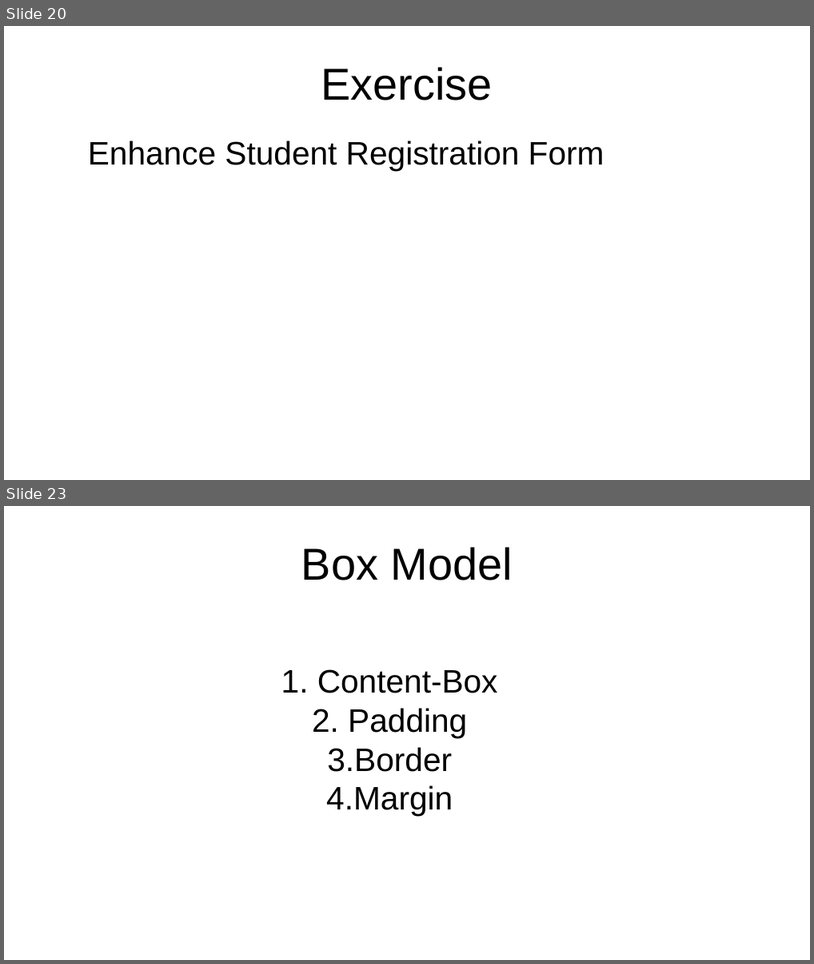
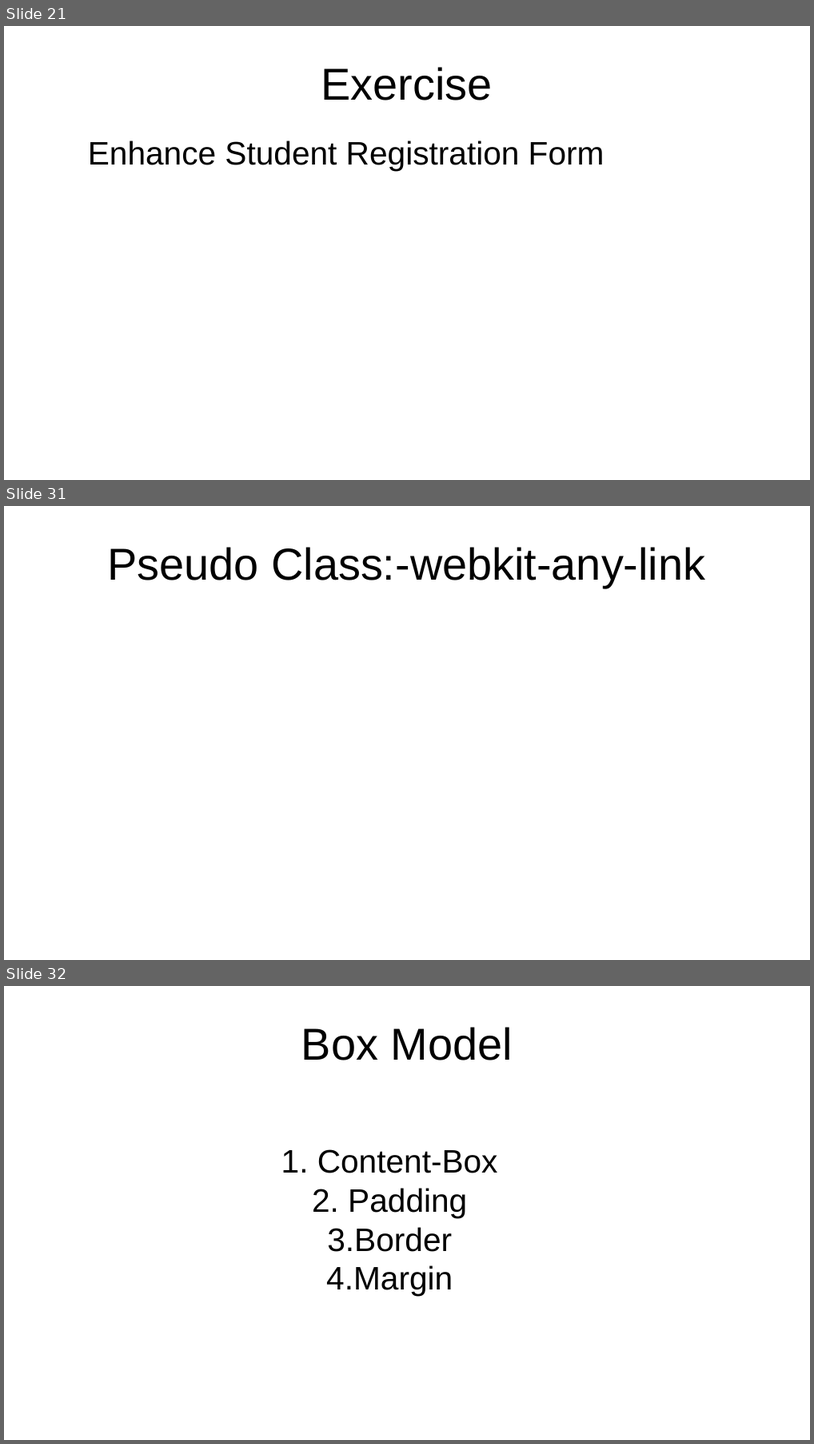
Before and after one commit to sam-rubin/exercises, a slide deck: Introduction_To_HTML.odp. Shown one above the other, each under a label of ours: slides 20 and 23 before the commit, slides 21, 31 and 32 after it; the slides between them are not shown. The pictures are 814x964 and 814x1444 pixels, drawn with LibreOffice and Linux fonts; fonts in the diff are those of the drawing. Boxes give left, top, right and bottom in pixels: in the first picture for what was removed or moved away, otherwise in the second. Text is boxed around its words. In the diff, an @@ line names an element or a change of style, - is before the commit and + after.

```diff
--- a/Introduction_To_HTML.odp
+++ b/Introduction_To_HTML.odp
@@ slide 31 added at bbox=[4, 506, 810, 960], background #FFFFFF @@
@@ title added at bbox=[107, 547, 706, 588], 44 pt, text #000000 @@
+Pseudo Class:-webkit-any-link
@@ what was slide 20 is now slide 21 @@
@@ what was slide 23 is now slide 32 @@
```
Also in this commit, not shown: 4 slides changed, 15 other slides added, 3 slides removed, 1 other file.
